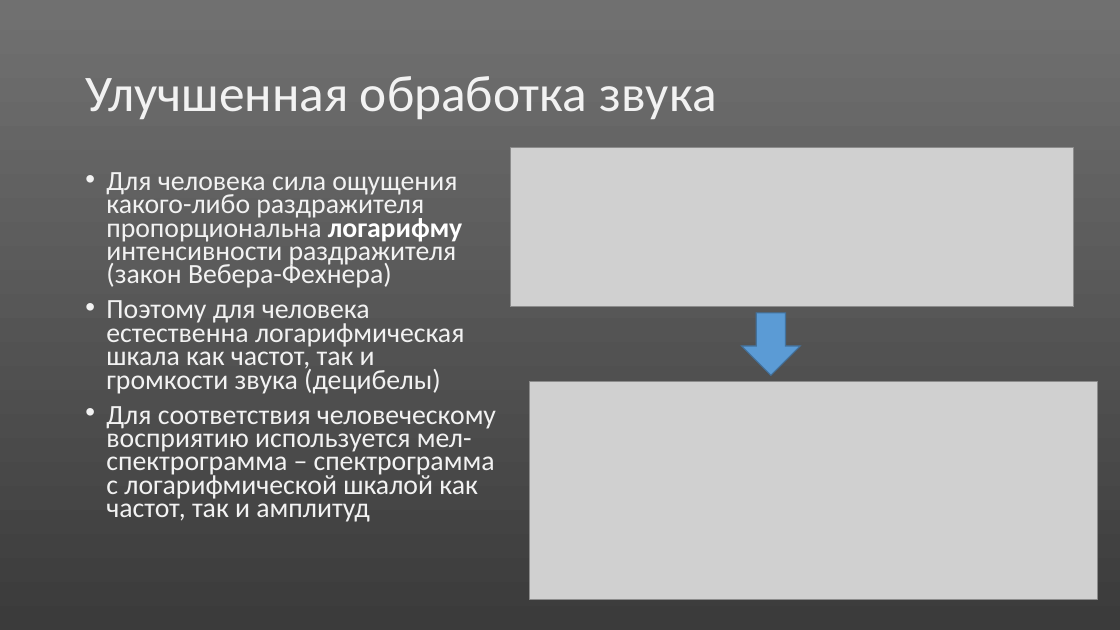
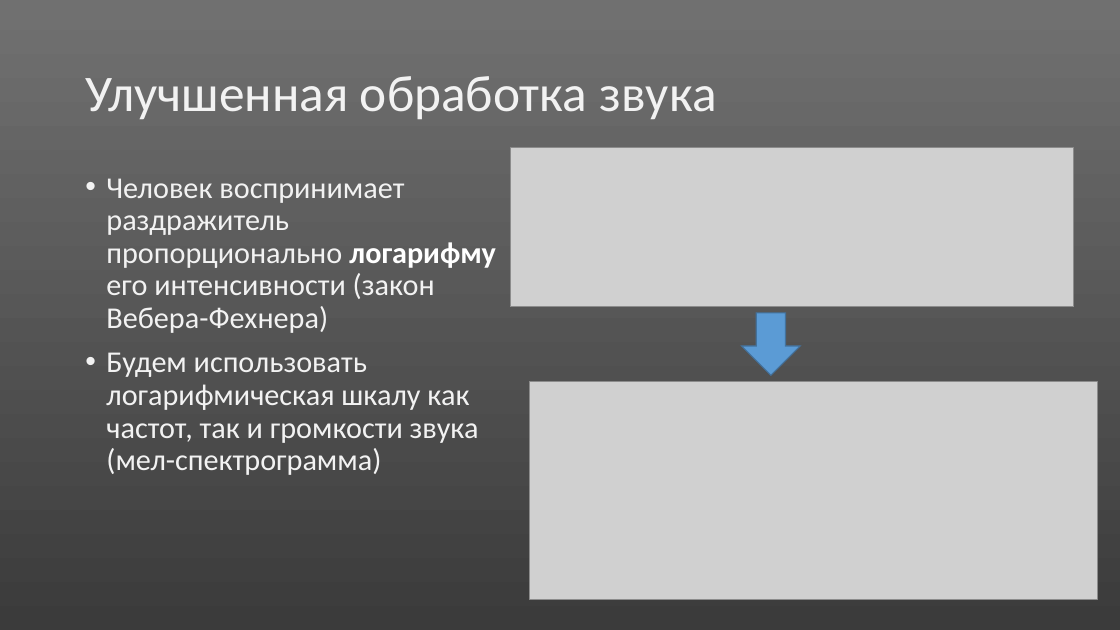
Before and after one commit to abrikos110/school-bla, a slide deck: slide 8 of presentations/voice-rec.pptx (slide 7 before the commit). Drawn at 1120x630 pixels with LibreOffice and Linux fonts; fonts in the diff are those of the drawing; grey boxes stand for pictures. Boxes give left, top, right and bottom in pixels: in the first picture for what was removed or moved away, otherwise in the second. Text is boxed around its words. In the diff, an @@ line names an element or a change of style, - is before the commit and + after.

```diff
--- a/presentations/voice-rec.pptx
+++ b/presentations/voice-rec.pptx
@@ text at [106,178,496,475]: text changed; size 23.8 to 25.9 pt @@
-• Для человека сила ощущения какого-либо раздражителя пропорциональна логарифму интенсивности раздражителя (закон Вебера-Фехнера)
-• Поэтому для человека естественна логарифмическая шкала как частот, так и громкости звука (децибелы)
-• Для соответствия человеческому восприятию используется мел-спектрограмма – спектрограмма с логарифмической шкалой как частот, так и амплитуд
+• Человек воспринимает раздражитель пропорционально логарифму его интенсивности (закон Вебера-Фехнера)
+• Будем использовать логарифмическая шкалу как частот, так и громкости звука (мел-спектрограмма)
```
Also in this commit, not shown: 5 other slides changed, 8 slides added, 1 slide removed.
